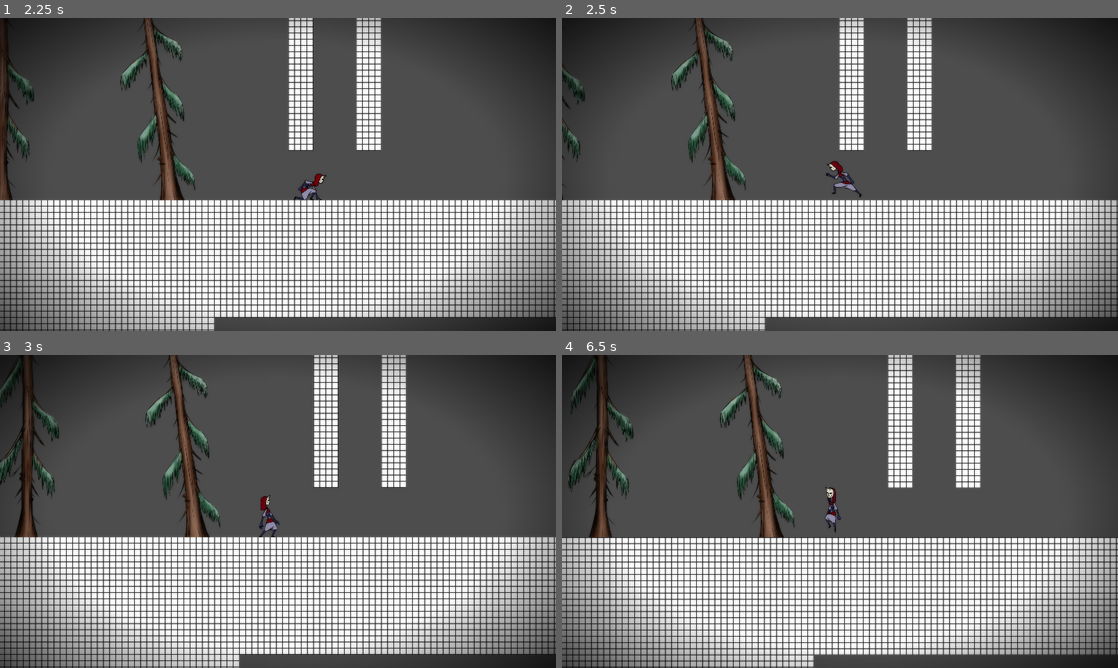
Above: before the commit, frames 1-4 (two rows, left to right).
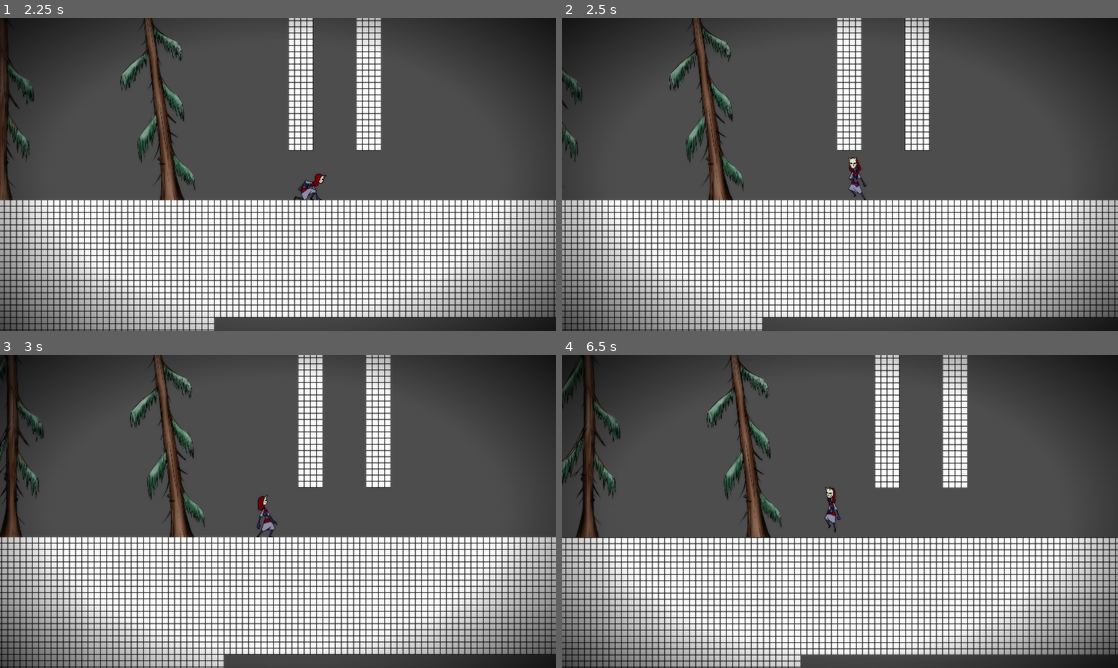
Above: after the commit, the same moments.

Repository: anarakinson/paraderis
Game: Godot game, scene res://game/test.tscn
Two runs of this game, one before a commit and one after it. Both use one fixed random seed, a clock stepped at 60 frames per second and the inputs below.
Inputs:
- Up to frame 1 (2.25 s): tap Enter at 0.5 s; hold Z (jump) 0.53-1.28 s; hold Right (right) 0.53-2.03 s; tap X (attack) at 0.6, 1.55, 2.1 s; tap Z (jump) at 1.35, 1.52, 1.82 s; hold Left (left) from 2.03 s (still down); hold Z (jump) from 2.03 s (still down)
- Up to frame 2 (2.5 s): keep holding Left (left); keep holding Z (jump)
- Up to frame 3 (3 s): release Left (left) at 2.78 s; release Z (jump) at 2.78 s; hold Right (right) from 2.78 s (still down); tap Q (fading) at 2.85 s
- Up to frame 4 (6.5 s): tap Z (jump) at 3.02, 3.32, 4.52, 4.82, 5.3, 6.02, 6.32 s; tap X (attack) at 3.05, 4.55, 6.05 s; hold Z (jump) 3.53-4.28 s; tap D (l2_button) at 3.6 s; tap Space at 4.25 s; release Right (right) at 4.28 s; hold Left (left) 4.28-5.03 s; tap E (look_down) at 4.35 s; tap Enter at 5 s; hold Right (right) 5.03-5.78 s; hold W (look_up) 5.03-5.78 s; hold Left (left) from 5.78 s (still down); tap A (trick) at 5.85 s

Frame 1 is identical in both runs. In frame 2, 17% of the frame differs, in the area x 0-100%, y 0-100%; in frame 3, 24%; in frame 4, 21%.

Commit message:
fix wall bouncing

Diff:
--- a/game/shady/shady.gd
+++ b/game/shady/shady.gd
@@ -119,6 +119,11 @@
 		climb_ray_cast.target_position.x = 55
 		climb_ray_cast_2.target_position.x = 55
 
+	if direction < 0:
+		face_direction = -1
+	elif direction > 0:
+		face_direction = 1
+
 
 
 func _physics_process(delta):
@@ -180,13 +185,6 @@
 
 
 
-	direction = Input.get_axis("left", "right")
-	if direction < 0:
-		face_direction = -1
-	elif direction > 0:
-		face_direction = 1
-
-
 	# Add the gravity.
 	if (not is_on_floor() and not is_floating):
 		velocity.y += gravity * delta
@@ -194,16 +192,17 @@
 			velocity.y = 0
 			velocity.x = 0
 
-
-
 	if velocity.y > 0:
 		state = FALL
-
 
 	if health <= 0:
 		animation_player.play("collapse_start")
 		health = 0
 		state = DEATH
+
+
+	# DISABLE INPUT
+	direction = Input.get_axis("left", "right")
 
 
 	# Handle jump.
@@ -388,7 +387,6 @@
 	await animation_player.animation_finished
 	appear()
 
-
 func appear():
 	position.x += speed_blink * face_direction
 	animation_player.play("collapse_end")
@@ -543,9 +541,10 @@
 
 	animation_player.play("wall_jump_start")
 	await animation_player.animation_finished
+	state = IDLE
+	animation_player.play("wall_jump")
 	velocity.y = jump_velocity * 1.3
 	velocity.x = -jump_velocity * face_direction * 0.7
-	animation_player.play("wall_jump")
 	#await animation_player.animation_finished
 	velocity.y = move_toward(velocity.y, 0, -jump_velocity / 2)
 	fall_counter = 0
